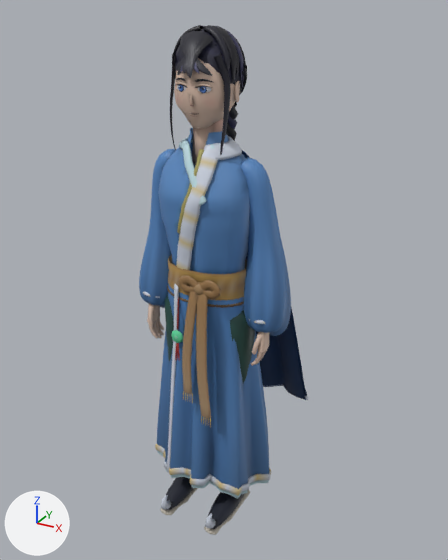
The glTF model assets/characters/lin_feng_wanderer.glb as it was, and as the next commit left it.
Camera for both pictures: a camera (50 mm lens) standing at (1.051, -1.802, 1.917) and looking at (0.019, 0.074, 0.979). The axes (+X, +Y, +Z) are drawn at lower left. The lights are the same throughout. The older version comes first. Vertices at exactly the same position are counted once.

Objects in the first picture: 'body'.
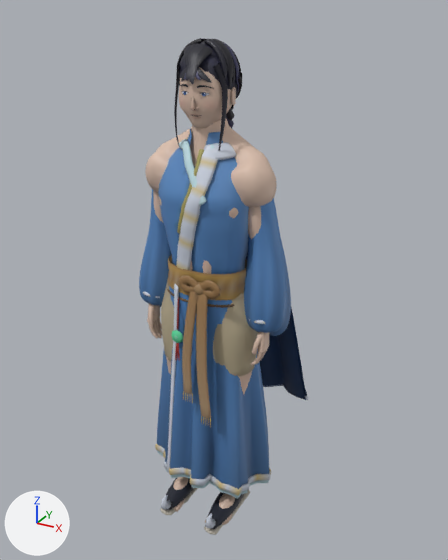
Location of each change, [x1, y1, x2, y2] in pixels of the pictures (448 x 560 px):
```json
{"object": "body", "change": "reshaped", "before": [139, 25, 309, 535], "after": [139, 129, 309, 535]}
{"object": "bare", "change": "added", "after": [145, 119, 277, 525], "on screen": "beige"}
{"object": "own", "change": "added", "after": [147, 38, 270, 366], "faces in mat_toon": [147, 38, 270, 366], "faces in mat_plain": [180, 84, 212, 119]}
{"part": 1, "of": "me_body", "change": "deleted", "before": [147, 25, 270, 366]}
{"part": 2, "of": "me_body", "change": "cut back", "before": [174, 58, 238, 141], "on screen": "brown"}
```

The change, as JSON lines over the scene's bpy script:
```json
{"block": "me_body", "where": "# used by ob_body; location = (0.0, 0.0, 0.0)"}
{"op": "remove", "block": "me_body", "code": "me_body.from_pydata(...)  # 18229 vertices, 34907 faces; spans x -0.34..0.34, y -0.22..0.3, z 0.0..1.87"}
{"op": "add", "block": "me_body", "code": "me_body.from_pydata(...)  # 8477 vertices, 16068 faces; spans x -0.34..0.34, y -0.22..0.3, z 0.0..1.65"}
{"block": "me_body", "change": "me_body part 1: 110 loose pieces with 8556 vertices, spanning x -0.25..0.25, y -0.13..0.18, z 0.72..1.87, are deleted"}
{"block": "me_body", "change": "me_body part 2: 9 vertices moved within x -0.05..0.05, y -0.01..0.16, z 1.19..1.61; 1250 vertices removed from x -0.1..0.1, y -0.11..0.18, z 1.11..1.84; 54 vertices added at x -0.05..0.05, y -0.04..0.06, z 1.57..1.65"}
{"op": "remove", "block": "me_body", "code": "me_body.materials.append(mat_plain)"}
{"op": "remove", "block": "me_body", "code": "me_body.materials.append(mat_glow)"}
{"op": "add", "block": "me_own", "code": ["me_own = bpy.data.meshes.new('own')", "me_own.from_pydata(...)  # 10031 vertices, 19373 faces; spans x -0.252..0.252, y -0.114..0.166, z 0.725..1.829", "# faces by material slot: [14451, 4826, 96]", "me_own.materials.append(mat_toon)", "me_own.materials.append(mat_plain)", "me_own.materials.append(mat_glow)"]}
{"op": "add", "block": "me_bare", "code": ["me_bare = bpy.data.meshes.new('bare')", "me_bare.from_pydata(...)  # 5508 vertices, 10984 faces; spans x -0.26..0.26, y -0.17..0.15, z 0.0..1.64", "me_bare.materials.append(mat_toon)"]}
{"op": "add", "block": "ob_own", "code": ["ob_own = bpy.data.objects.new('own', me_own)", "ob_own.location = (0.0, 0.0, 0.0)"]}
{"op": "add", "block": "ob_bare", "code": ["ob_bare = bpy.data.objects.new('bare', me_bare)", "ob_bare.location = (0.0, 0.0, 0.0)"]}
```
